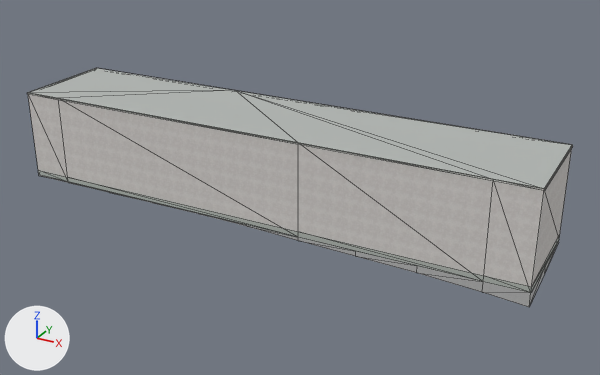
A saved change to the Blender file assets/blender/buildings/osm-way-49379059.blend.
Before and after are seen from a 50 mm lens placed at (24.9, -42.3, 22.7), pointed at (1.5, 0.3, 1.4). Lighting does not change. The marker at lower left points along +X, +Y and +Z. The older version comes first. Mesh edges are drawn as thin lines.

In view in the first picture: 'building foundation 49379059', 'reality 49379059 near reality aged pale plaster', 'reality 49379059 near reality concrete plinth', 'reality 49379059 near reality flat weathered roof', 'reality 49379059 near reality pale aluminum sill'.
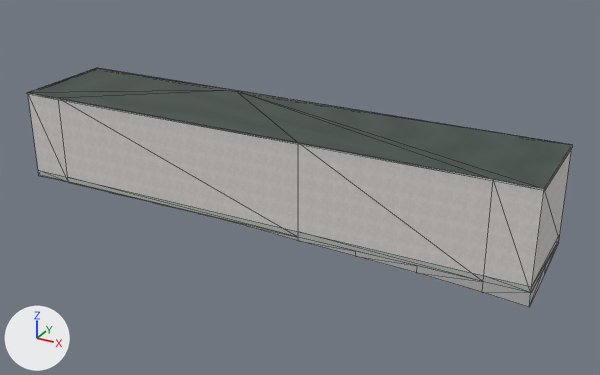
Patch to the scene script:
```diff
--- a/assets/blender/buildings/osm-way-49379059.blend.py
+++ b/assets/blender/buildings/osm-way-49379059.blend.py
@@ img_roof_color_png @@
+img_roof_color_png = load_image('roof-color.png', '../../../public/models/architecture/textures/roof-color.png', 256, 256, 'sRGB')
@@ img_roof_normal_png @@
+img_roof_normal_png = load_image('roof-normal.png', '../../../public/models/architecture/textures/roof-normal.png', 256, 256, 'Non-Color')
@@ mat_reality_flat_weathered_roof @@
 mat_reality_flat_weathered_roof = bpy.data.materials.new('reality flat weathered roof')
-# nodes: BsdfPrincipled, OutputMaterial
-# colours: grey #b3b7b4
+# nodes: BsdfPrincipled, MixRGB, NormalMap, OutputMaterial, TexImage x2
+# colours: white #ffffff
+# uses the picture img_roof_color_png
+# uses the picture img_roof_normal_png
@@ me_reality_49379059_near_reality_pale_aluminum_sill @@
 # used by ob_reality_49379059_near_reality_pale_aluminum_sill; parent = ob_osm_way_49379059; location = (0.0, 0.0, 0.0)
-me_reality_49379059_near_reality_pale_aluminum_sill.from_pydata(...)  # 36 vertices, 18 faces; spans x -17.3..17.3, y -3.8..3.8, z 5.9..6.0
+me_reality_49379059_near_reality_pale_aluminum_sill.from_pydata(...)  # 72 vertices, 36 faces; spans x -17.3..17.3, y -3.8..3.8, z 5.9..6.0
+# me_reality_49379059_near_reality_pale_aluminum_sill part 1: 32 vertices added at x -17.3..17.3, y -3.8..3.8, z 6.0
+# other edits to the shape of me_reality_49379059_near_reality_pale_aluminum_sill do not show in these pictures
 me_reality_49379059_near_reality_pale_aluminum_sill.materials.append(mat_reality_pale_aluminum_sill)
```

Location of each change, [x1, y1, x2, y2] in pixels of the pictures (600 x 375 px):
'reality 49379059 near reality flat weathered roof', surface changed (darker)
    both: [28, 68, 572, 188]
part 1 of me_reality_49379059_near_reality_pale_aluminum_sill, added
    after: [27, 68, 573, 191]
